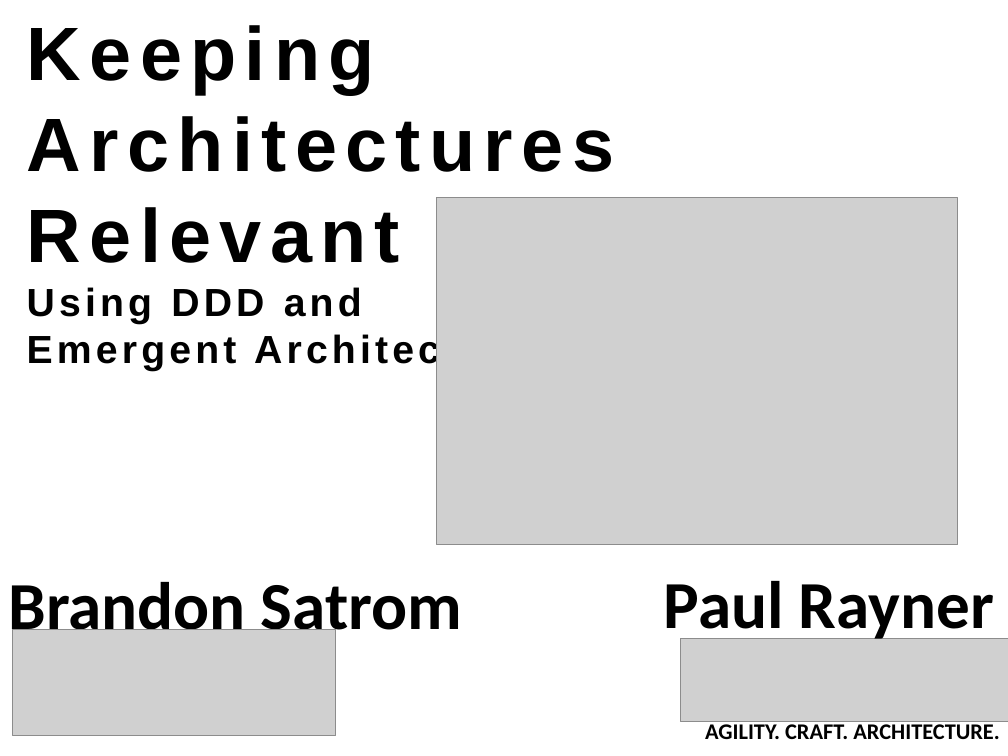
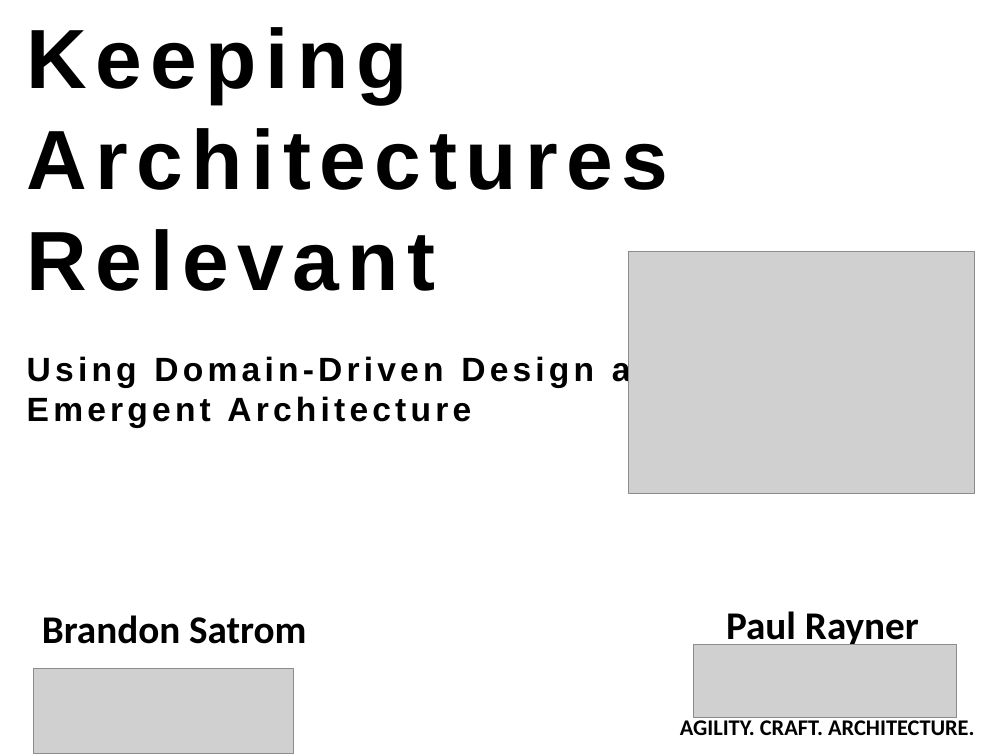
Before and after one commit to bsatrom/StrategicDesignPaper, a slide deck: slide 1 of ITARC Austin/Keeping Architectures Relevant.pptx. Drawn at 1008x756 pixels with LibreOffice and Linux fonts; fonts in the diff are those of the drawing; grey boxes stand for pictures. Boxes give left, top, right and bottom in pixels: in the first picture for what was removed or moved away, otherwise in the second. Text is boxed around its words. In the diff, an @@ line names an element or a change of style, - is before the commit and + after.

```diff
--- a/ITARC Austin/Keeping Architectures Relevant.pptx
+++ b/ITARC Austin/Keeping Architectures Relevant.pptx
@@ picture removed at [436,198,958,544] @@
@@ picture added at [629,252,975,493] @@
@@ text at [27,354,680,388]: text changed; size 28 to 24 pt @@
-Using DDD and
+Using Domain-Driven Design and
@@ text at [27,396,471,428]: size 54 to 60 pt in "Keeping Architectures Relevant"; size 28 to 24 pt in "Emergent Architecture" @@
@@ text "Brandon Satrom": place and size @@
-text "Brandon Satrom" at [8,562,529,631]
+text "Brandon Satrom" at [42,615,306,644]
@@ text "Brandon Satrom" at [42,615,306,644]: size 48 to 28 pt @@
@@ text "Paul Rayner": place and size @@
-text "Paul Rayner" at [664,581,994,644]
+text "Paul Rayner" at [726,611,919,649]
@@ text "Paul Rayner" at [726,611,919,649]: size 48 to 28 pt; alignment left to centre @@
@@ picture: place and size @@
-picture at [680,638,1008,722]
+picture at [694,644,957,717]
@@ picture: place and size @@
-picture at [12,630,336,736]
+picture at [33,668,293,754]
@@ text "AGILITY. CRAFT. ARCHITECTURE.": place and size @@
-text "AGILITY. CRAFT. ARCHITECTURE." at [705,720,999,739]
+text "AGILITY. CRAFT. ARCHITECTURE." at [680,716,974,735]
```
Also in this commit, not shown: 9 other slides changed, 17 slides added, 42 slides removed, 1 other file.
